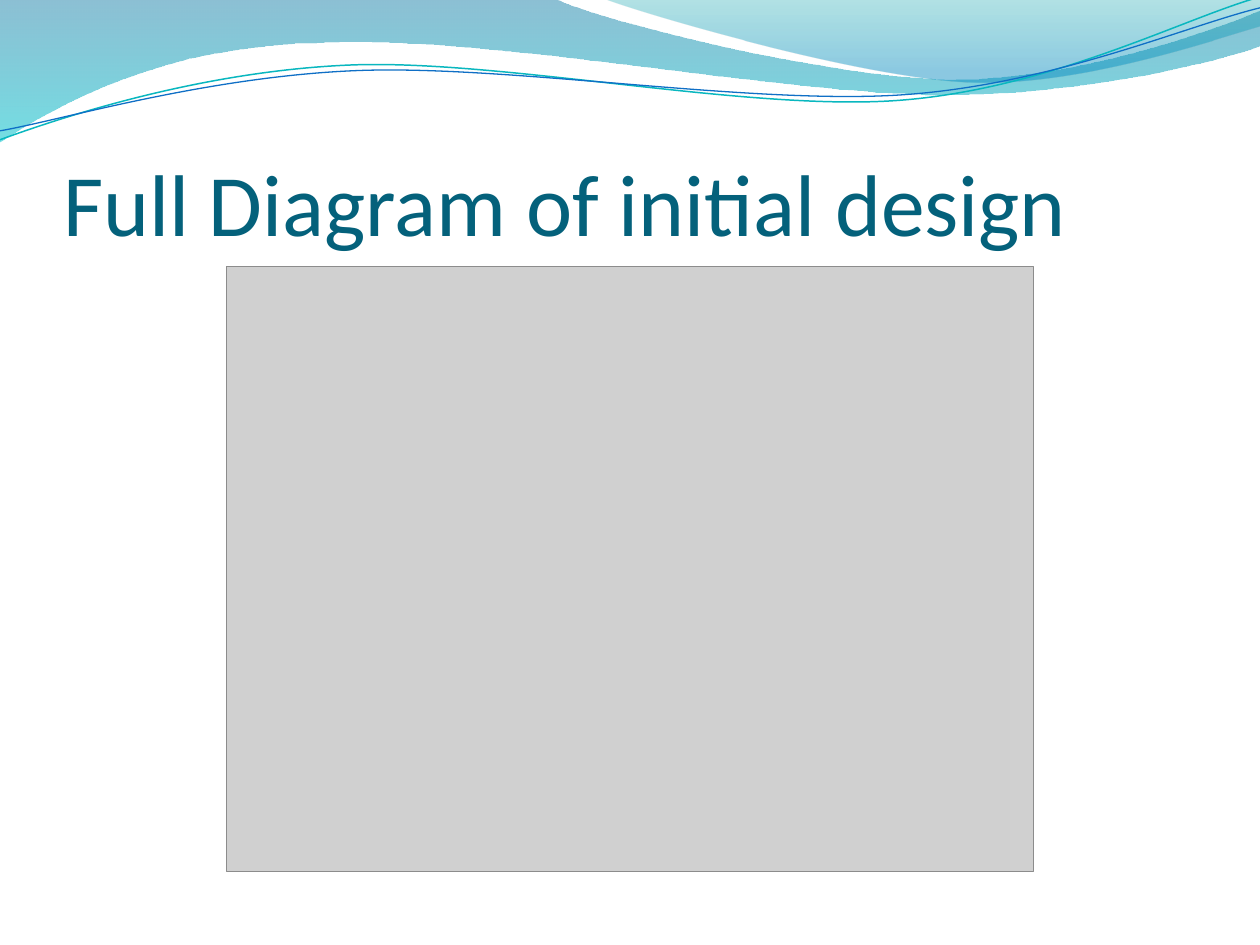
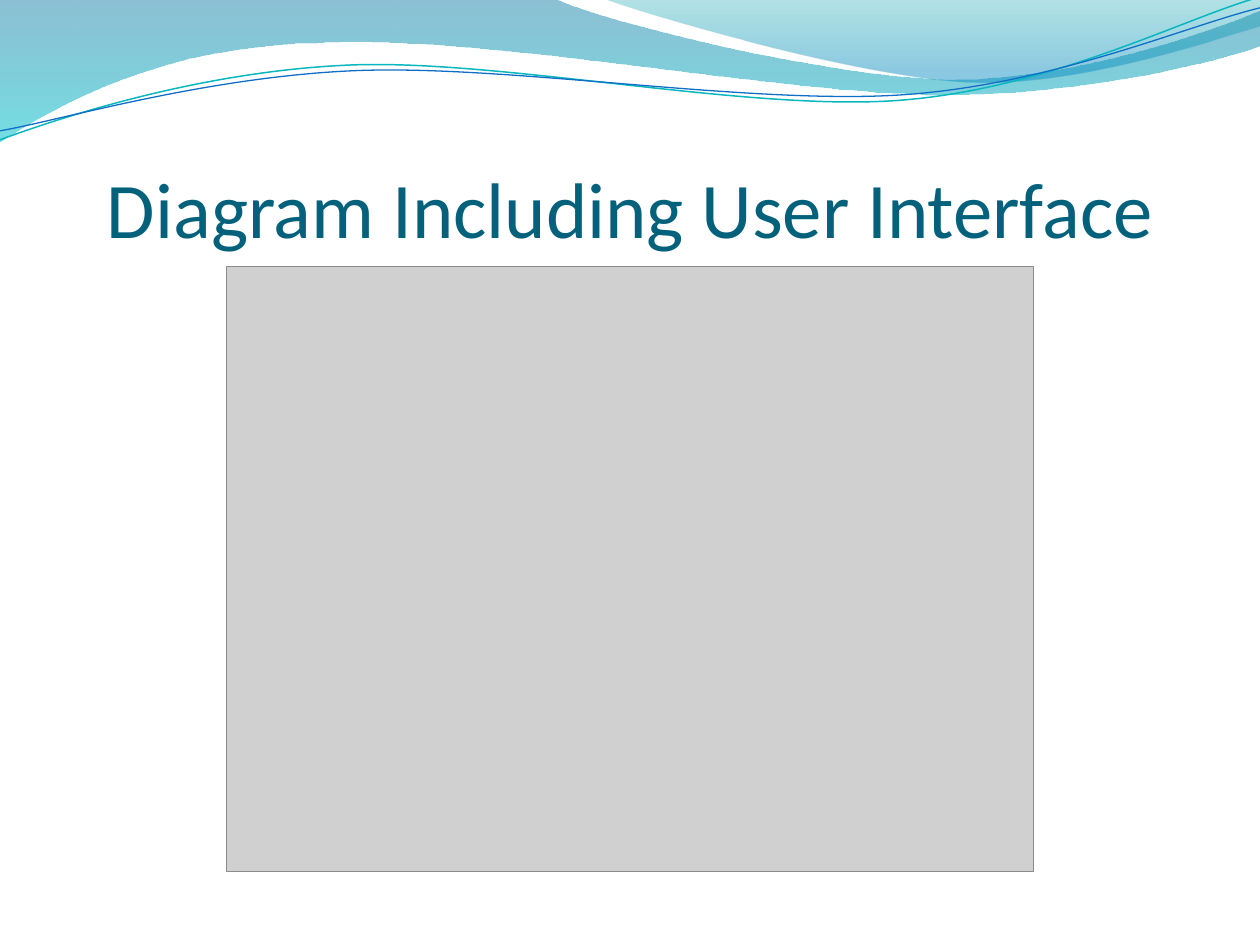
Before and after one commit to ameindygogirl/FishSeniorProject, a slide deck: slide 3 of Briefing2.pptx. Drawn at 1260x945 pixels with LibreOffice and Linux fonts; fonts in the diff are those of the drawing; grey boxes stand for pictures; background and template pictures are left out. Boxes give left, top, right and bottom in pixels: in the first picture for what was removed or moved away, otherwise in the second. Text is boxed around its words. In the diff, an @@ line names an element or a change of style, - is before the commit and + after.

```diff
--- a/Briefing2.pptx
+++ b/Briefing2.pptx
@@ title at (107,183,1152,252): text changed; size 50 to 45 pt @@
-Full Diagram of initial design
+Diagram Including User Interface
```
Also in this commit, not shown: 2 other slides changed, 2 slides added.
